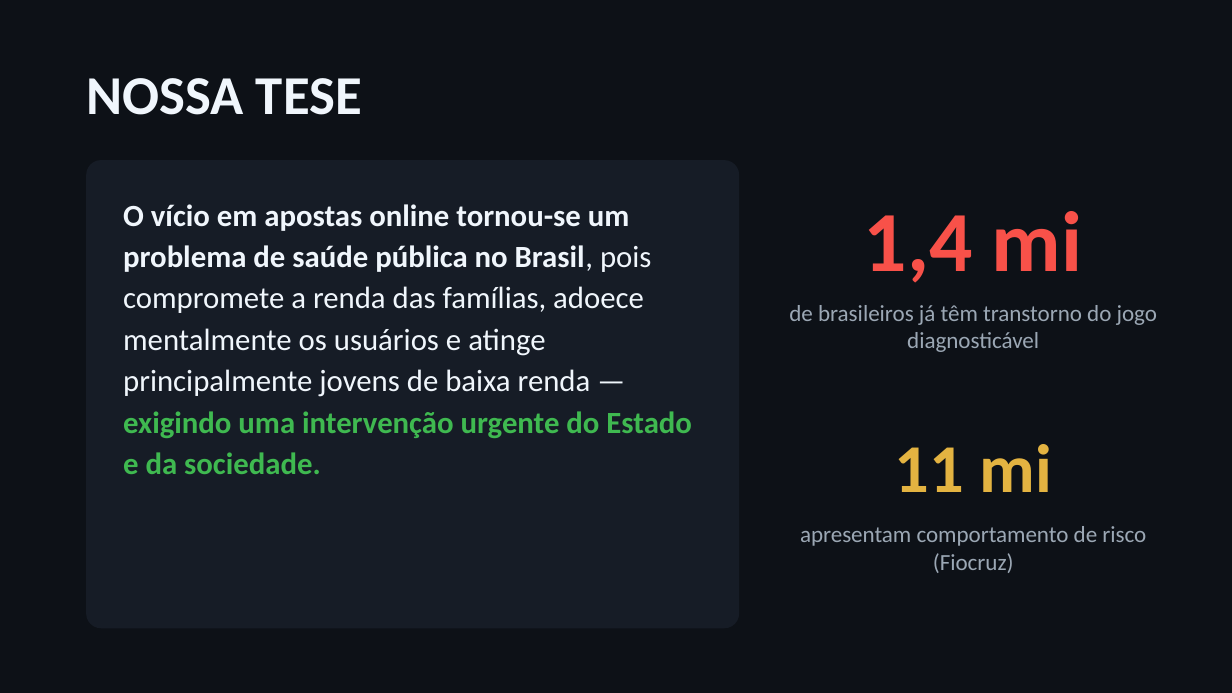
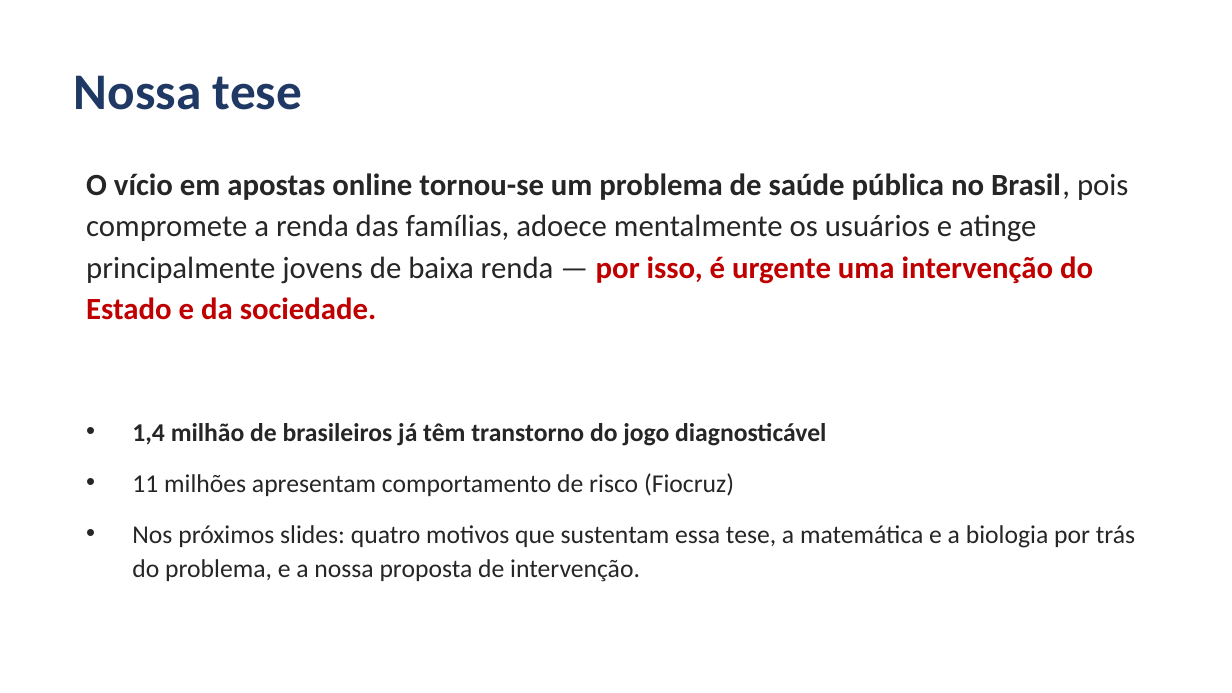
Before and after one commit to outletdoscabides10-cell/universo-site, a slide deck: slide 2 of trabalho-vicio-em-bets/vicio-em-bets.pptx. Drawn at 1232x693 pixels with LibreOffice and Linux fonts; fonts in the diff are those of the drawing. Boxes give left, top, right and bottom in pixels: in the first picture for what was removed or moved away, otherwise in the second. Text is boxed around its words. In the diff, an @@ line names an element or a change of style, - is before the commit and + after.

```diff
--- a/trabalho-vicio-em-bets/vicio-em-bets.pptx
+++ b/trabalho-vicio-em-bets/vicio-em-bets.pptx
@@ background #0D1117 to #FFFFFF @@
@@ text at [74,75,302,110]: text changed; size 32 to 30 pt; text colour #F0F6FC to #1F3864 @@
-NOSSA TESE
+Nossa tese
@@ text at [86,173,1128,320]: text changed; text colour #F0F6FC to #262626 @@
-O vício em apostas online tornou-se um problema de saúde pública no Brasil, pois compromete a renda das famílias, adoece mentalmente os usuários e atinge principalmente jovens de baixa renda — exigindo uma intervenção urgente do Estado e da sociedade.
+O vício em apostas online tornou-se um problema de saúde pública no Brasil, pois compromete a renda das famílias, adoece mentalmente os usuários e atinge principalmente jovens de baixa renda — por isso, é urgente uma intervenção do Estado e da sociedade.
@@ rounded rectangle removed at [86,160,739,628] @@
@@ text removed at [864,211,1083,283] @@
-1,4 mi
@@ text removed at [789,305,1157,352] @@
-de brasileiros já têm transtorno do jogo diagnosticável
@@ text added at [132,423,1135,582], 15 pt, text #262626 @@
+• 1,4 milhão de brasileiros já têm transtorno do jogo diagnosticável
+• 11 milhões apresentam comportamento de risco (Fiocruz)
+• Nos próximos slides: quatro motivos que sustentam essa tese, a matemática e a biologia por trás do problema, e a nossa proposta de intervenção.
@@ text removed at [895,444,1051,492] @@
-11 mi
@@ text removed at [800,526,1146,573] @@
-apresentam comportamento de risco (Fiocruz)
```
Also in this commit, not shown: 10 other slides changed.
